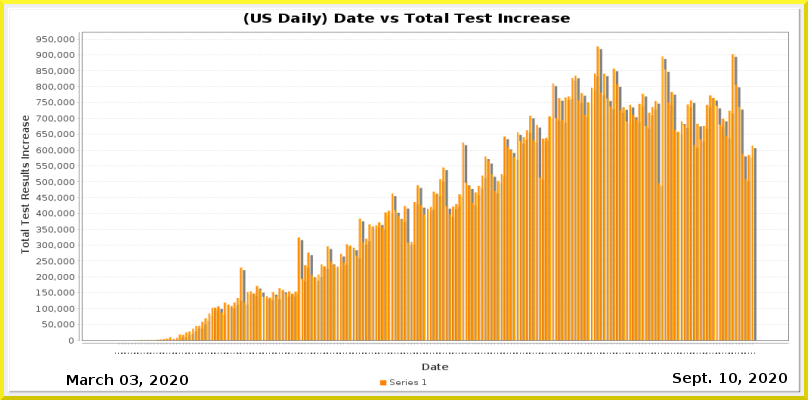
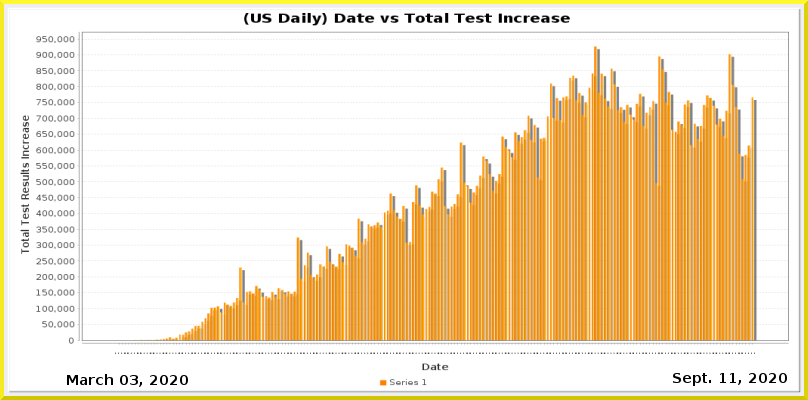
Layers edited between the first and the second (808, 400) image:
painted on "Current Date" over [left=729, top=373, right=737, bottom=383]
painted on "Date_vs_TestIncrease.png" over [left=121, top=46, right=757, bottom=354]
